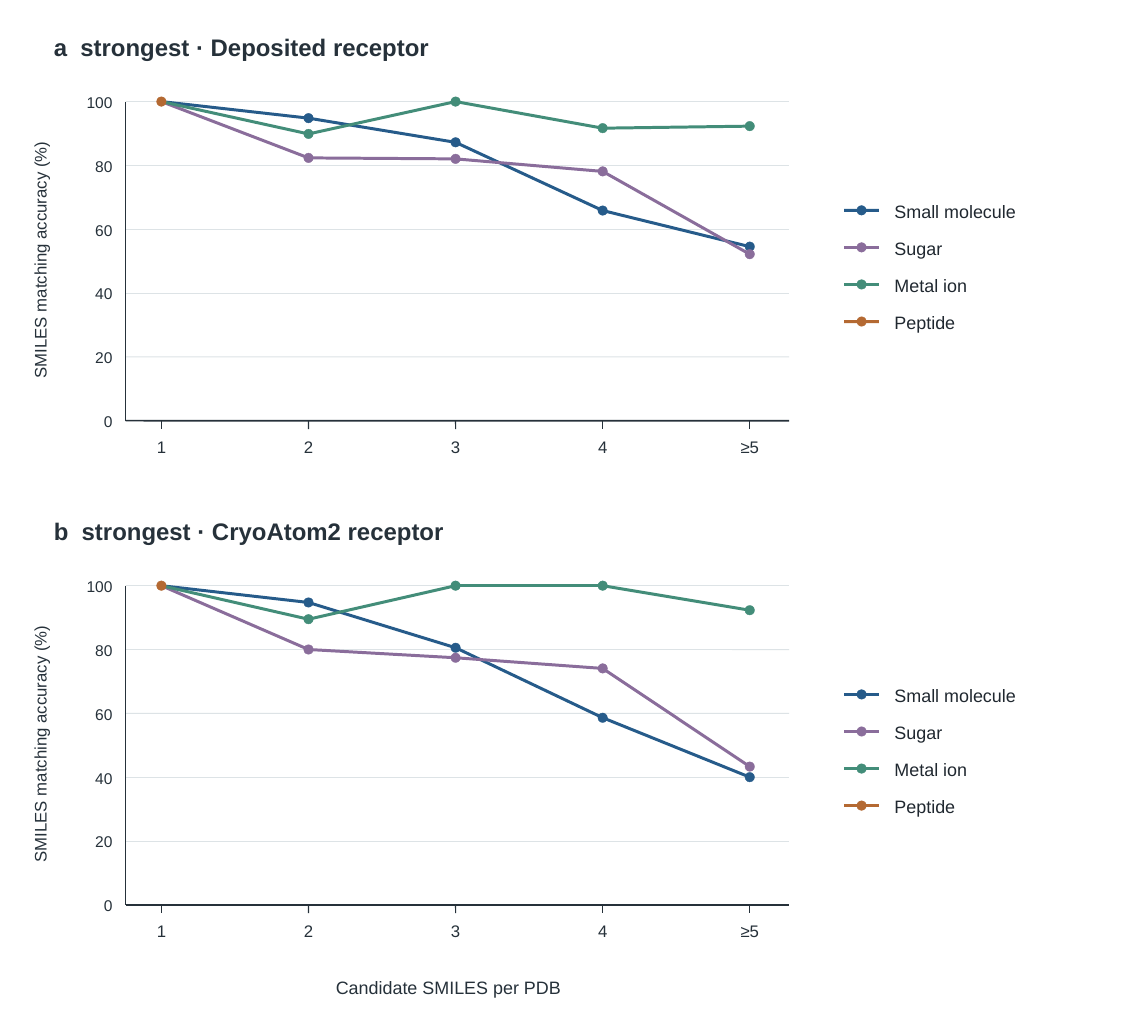
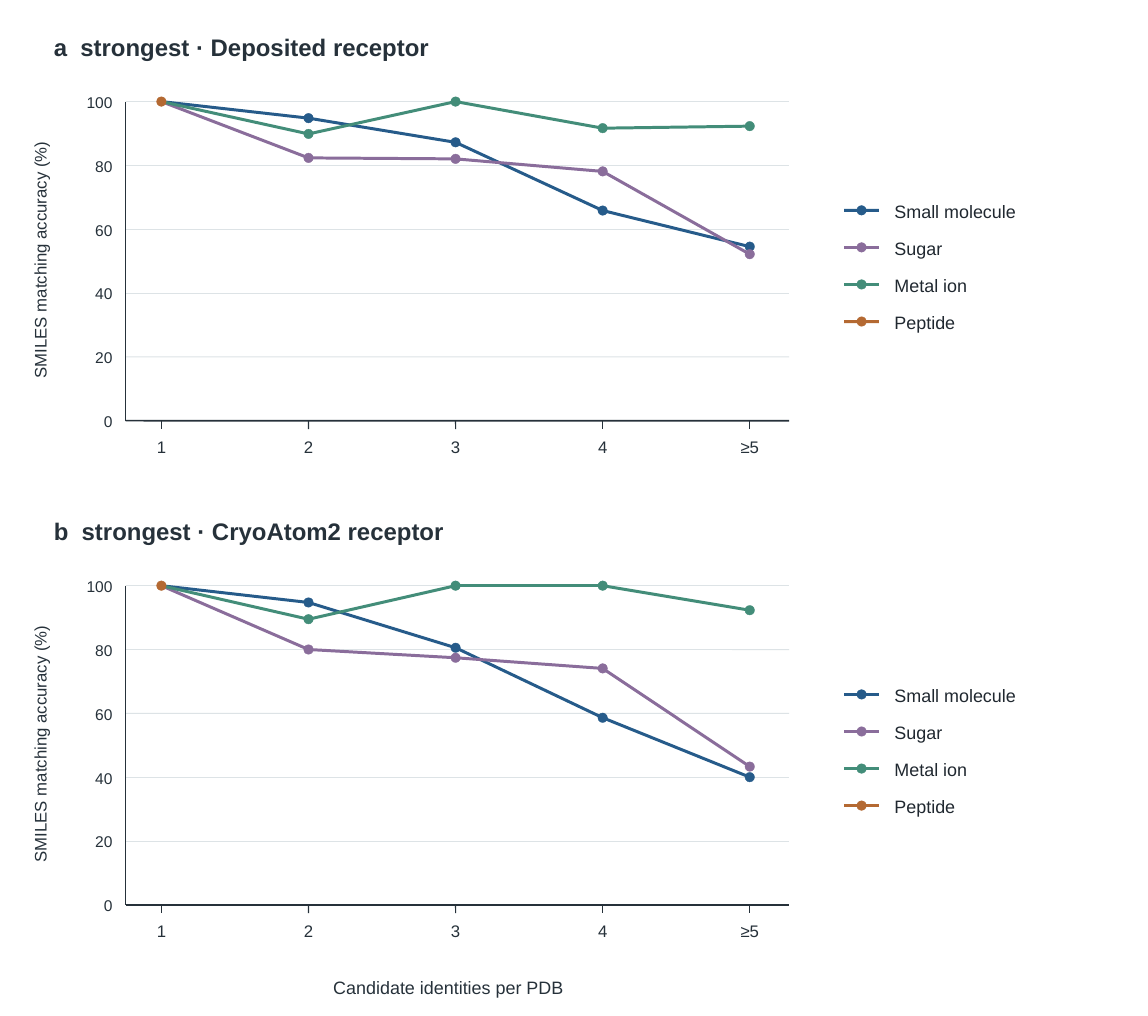
Before and after one commit to Hongen-Peng200412/----, a slide deck: slide 2 of 画图/stage2结果_忽视2+2例子.pptx. Drawn at 1148x1016 pixels with LibreOffice and Linux fonts; fonts in the diff are those of the drawing. Boxes give left, top, right and bottom in pixels: in the first picture for what was removed or moved away, otherwise in the second. Text is boxed around its words. In the diff, an @@ line names an element or a change of style, - is before the commit and + after.

```diff
--- a/画图/stage2结果_忽视2+2例子.pptx
+++ b/画图/stage2结果_忽视2+2例子.pptx
@@ text at <box>333,981,563,998</box>: text changed @@
-Candidate SMILES per PDB
+Candidate identities per PDB
```
Also in this commit, not shown: 6 other files.
